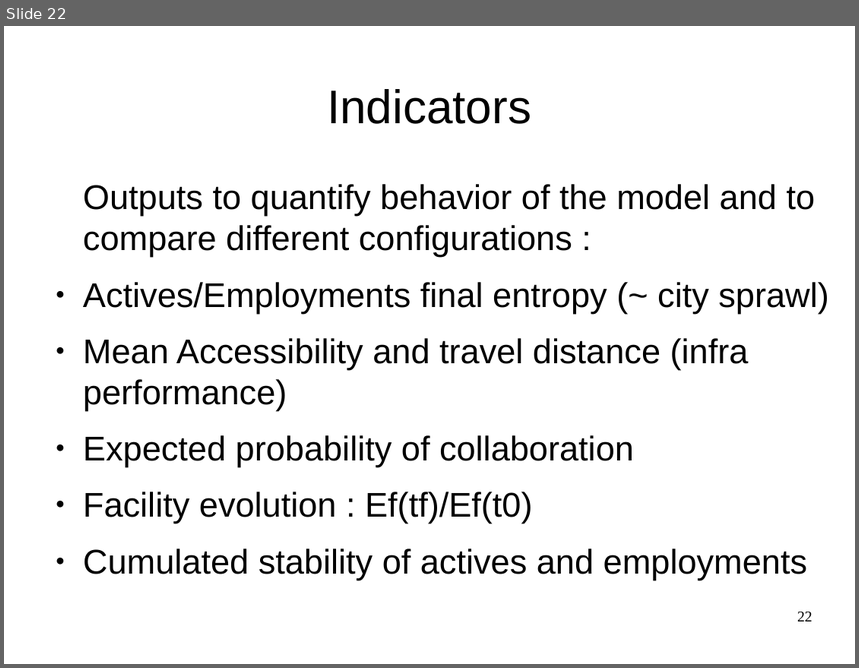
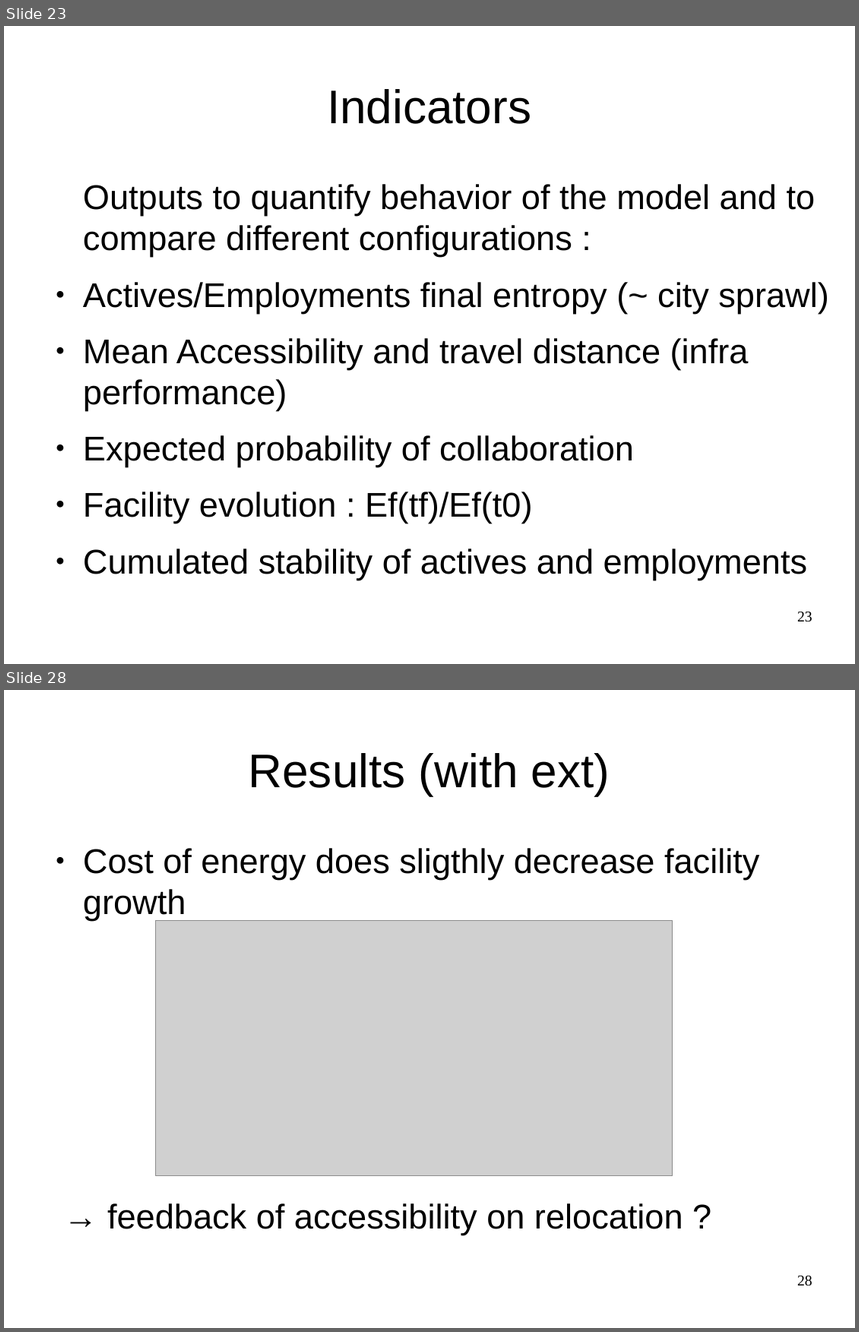
Before and after one commit to JusteRaimbault/CityNetwork, a slide deck: Docs/Communications/ECTQG2015/Metropolsim/LUTECIA-ECTQG-V4.odp. Shown one above the other, each under a label of ours: slide 22 before the commit, slides 23 and 28 after it; the slides between them are not shown. The pictures are 859x668 and 859x1332 pixels, drawn with LibreOffice and Linux fonts; fonts in the diff are those of the drawing; grey boxes stand for pictures. Boxes give left, top, right and bottom in pixels: in the first picture for what was removed or moved away, otherwise in the second. Text is boxed around its words. In the diff, an @@ line names an element or a change of style, - is before the commit and + after.

```diff
--- a/Docs/Communications/ECTQG2015/Metropolsim/LUTECIA-ECTQG-V4.odp
+++ b/Docs/Communications/ECTQG2015/Metropolsim/LUTECIA-ECTQG-V4.odp
@@ slide 28 added at bbox=[4, 690, 855, 1328], background #FFFFFF @@
@@ title added at bbox=[249, 753, 610, 796], 44 pt, text #000000 @@
+Results (with ext)
@@ text added at bbox=[83, 848, 759, 921], 32 pt, text #000000 @@
+● Cost of energy does sligthly decrease facility growth
@@ picture added at bbox=[156, 921, 673, 1176] @@
@@ text added at bbox=[107, 1204, 683, 1235], 32 pt, text #000000 @@
+→ feedback of accessibility on relocation ?
@@ page number added at bbox=[797, 1276, 813, 1287], 14 pt, text #000000 @@
+28
@@ what was slide 22 is now slide 23 @@
@@ page number at bbox=[797, 612, 813, 623]: text changed @@
-22
+23
```
Also in this commit, not shown: 5 slides changed, 9 other slides added, 7 slides removed, 23 other files.
